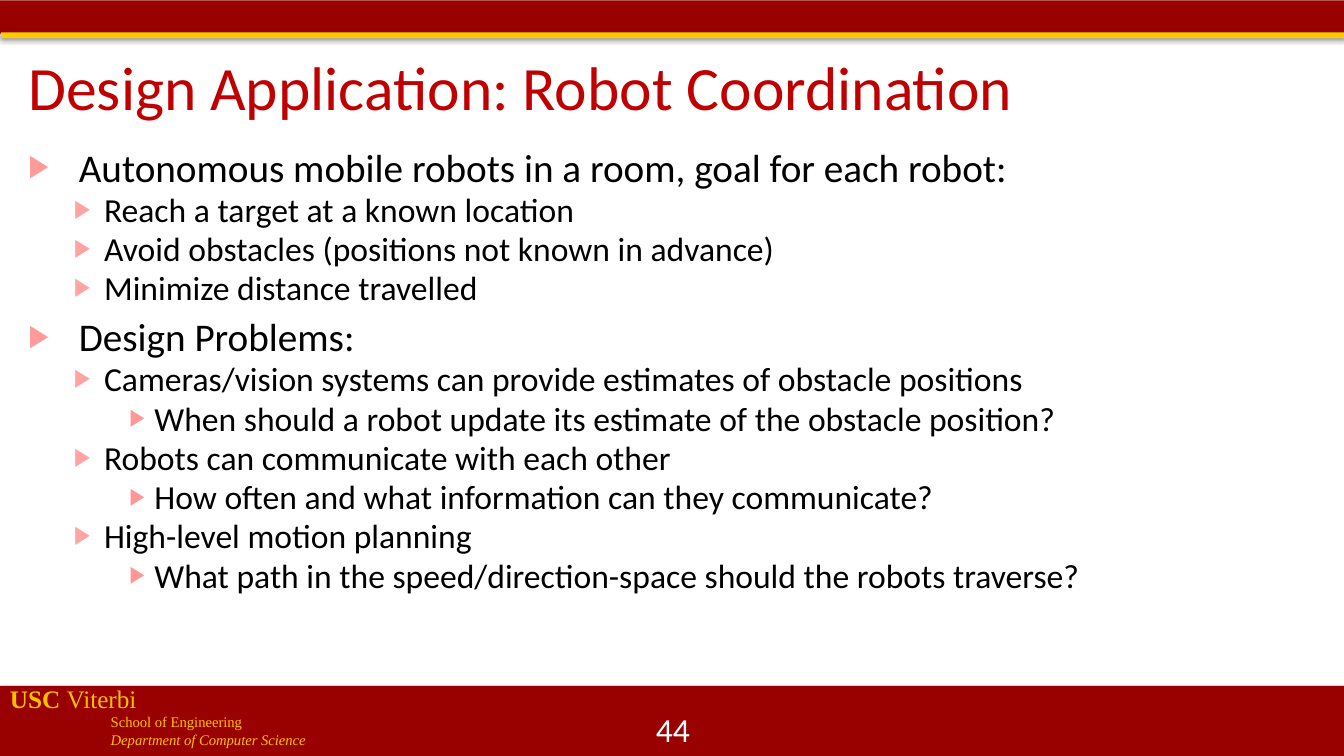
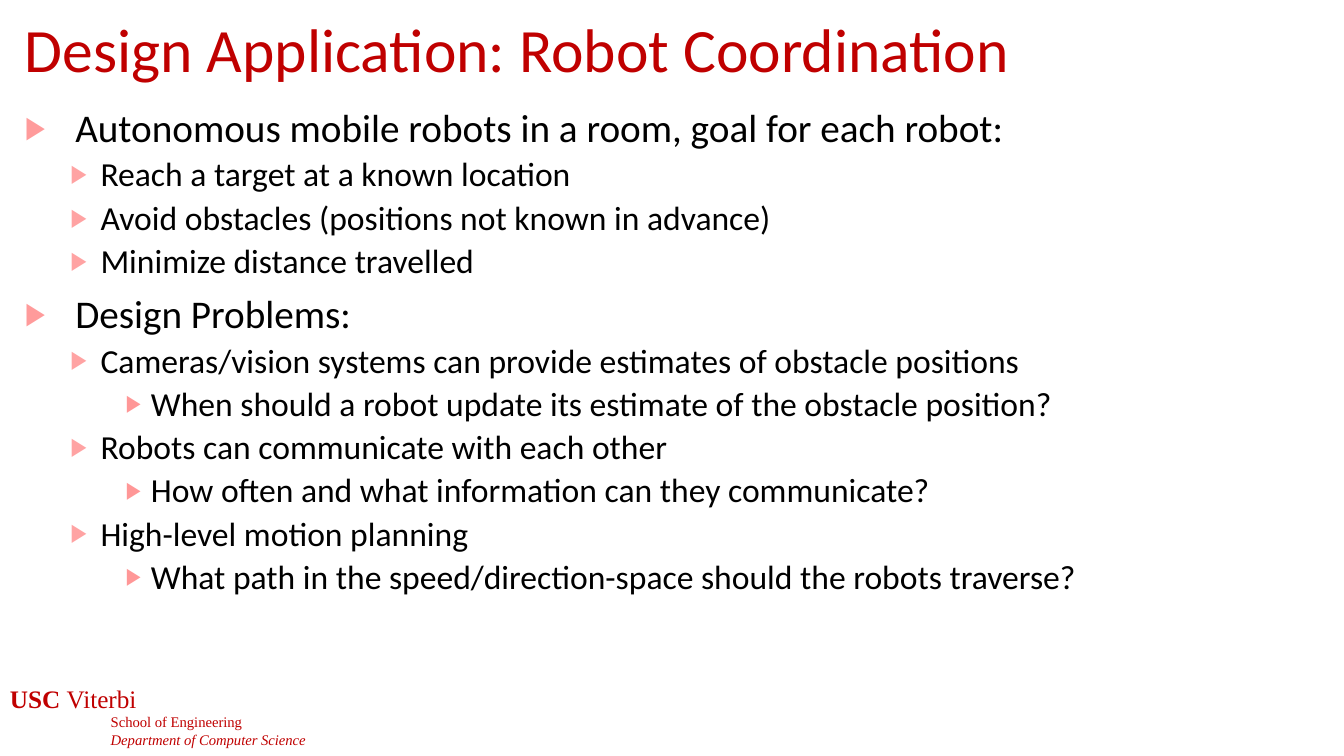
Before and after one commit to jdeshmukh/jdeshmukh.github.io, a slide deck: slide 43 of teaching/cs513slides/lecture4-Stability-Hybrid-Systems.pptx (slide 44 before the commit). Drawn at 1344x756 pixels with LibreOffice and Linux fonts; fonts in the diff are those of the drawing; background and template pictures are left out. Boxes give left, top, right and bottom in pixels: in the first picture for what was removed or moved away, otherwise in the second. Text is boxed around its words. In the diff, an @@ line names an element or a change of style, - is before the commit and + after.

```diff
--- a/teaching/cs513slides/lecture4-Stability-Hybrid-Systems.pptx
+++ b/teaching/cs513slides/lecture4-Stability-Hybrid-Systems.pptx
@@ rectangle removed at bbox=[0, 0, 1344, 33] @@
@@ title "Design Application: Robot Coordination": place and size @@
-title "Design Application: Robot Coordination" at bbox=[28, 67, 1012, 121]
+title "Design Application: Robot Coordination" at bbox=[25, 29, 1008, 83]
@@ rectangle removed at bbox=[1, 32, 1344, 38] @@
@@ text "Autonomous mobile robots in a ...": place and size @@
-text "Autonomous mobile robots in a ..." at bbox=[79, 154, 1079, 594]
+text "Autonomous mobile robots in a ..." at bbox=[75, 114, 1076, 595]
@@ text "Autonomous mobile robots in a ..." at bbox=[75, 114, 1076, 595]: line spacing 0.8 to 0.9 @@
@@ text "USC Viterbi" at bbox=[10, 690, 306, 748]: text colour #FFC000 to #C00000 @@
@@ rectangle removed at bbox=[0, 687, 1344, 756] @@
@@ page number at bbox=[656, 720, 690, 742]: text changed @@
-44
+43
```
Also in this commit, not shown: 52 other slides changed, 1 slide removed, 2 other files.
